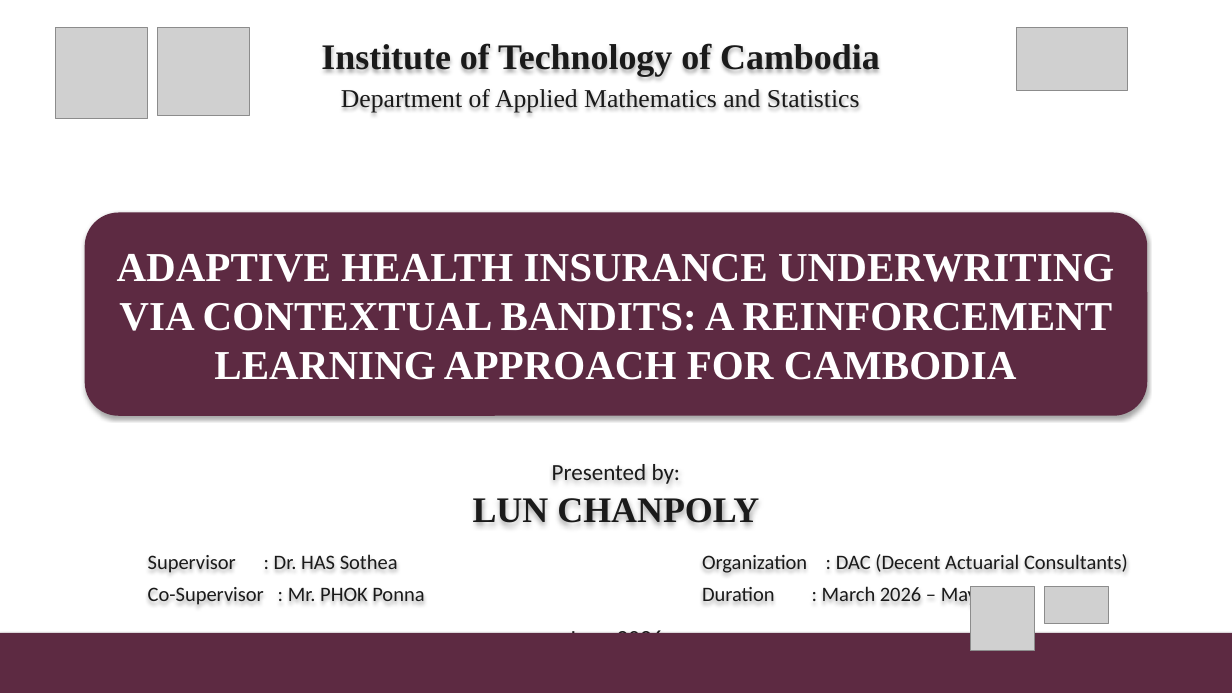
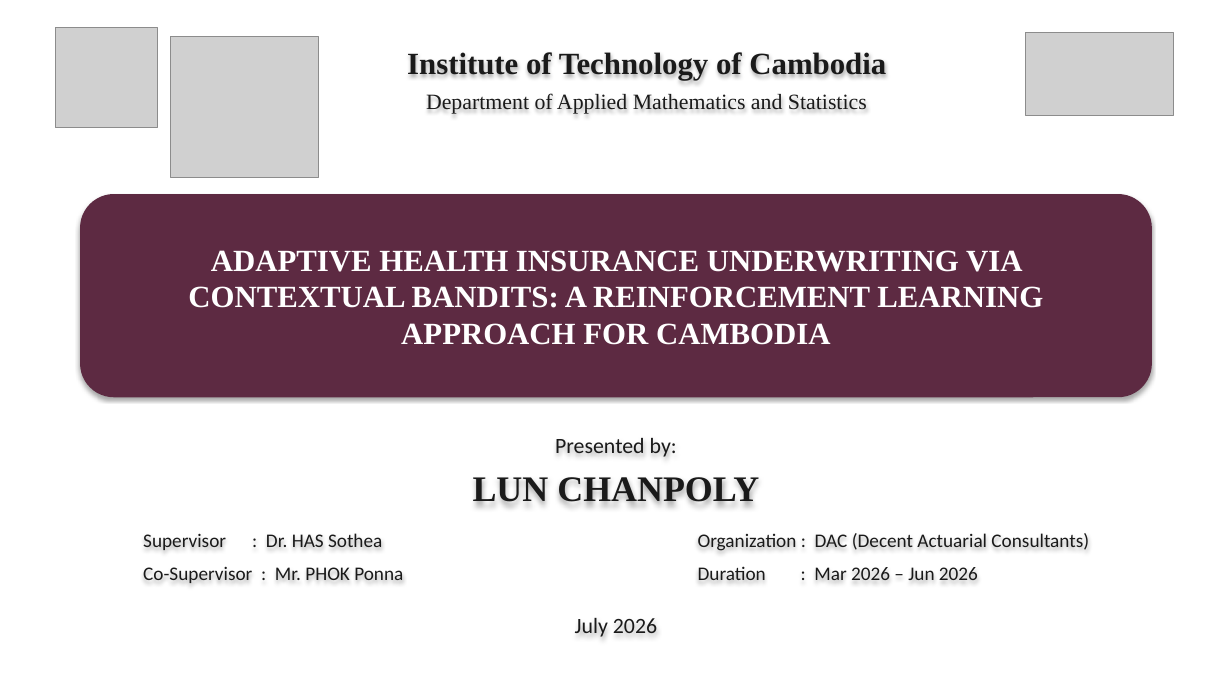
Before and after one commit to PolyTheML/DAC-UW-Thesis, a slide deck: slide 1 of thesis/health_rl/burgundy_defense_presentation.pptx. Drawn at 1232x693 pixels with LibreOffice and Linux fonts; fonts in the diff are those of the drawing; grey boxes stand for pictures. Boxes give left, top, right and bottom in pixels: in the first picture for what was removed or moved away, otherwise in the second. Text is boxed around its words. In the diff, an @@ line names an element or a change of style, - is before the commit and + after.

```diff
--- a/thesis/health_rl/burgundy_defense_presentation.pptx
+++ b/thesis/health_rl/burgundy_defense_presentation.pptx
@@ picture: place and size @@
-picture at box(55, 28, 148, 119)
+picture at box(55, 28, 157, 128)
@@ picture: place and size @@
-picture at box(157, 28, 250, 116)
+picture at box(171, 37, 319, 177)
@@ text "Institute of Technology of Cambodia": place and size @@
-text "Institute of Technology of Cambodia" at box(321, 44, 880, 77)
+text "Institute of Technology of Cambodia" at box(407, 52, 886, 80)
@@ text "Institute of Technology of Cambodia" at box(407, 52, 886, 80): size 28 to 24 pt; vertical alignment middle to top @@
@@ picture: place and size @@
-picture at box(1017, 28, 1128, 91)
+picture at box(1026, 32, 1174, 116)
@@ text "Department of Applied Mathematics and ...": place and size @@
-text "Department of Applied Mathematics and ..." at box(341, 89, 860, 112)
+text "Department of Applied Mathematics and ..." at box(426, 93, 867, 114)
@@ text "Department of Applied Mathematics and ..." at box(426, 93, 867, 114): size 20 to 17 pt; vertical alignment middle to top @@
@@ rounded rectangle "ADAPTIVE HEALTH INSURANCE UNDERWRITING VIA ...": place and size @@
-rounded rectangle "ADAPTIVE HEALTH INSURANCE UNDERWRITING VIA ..." at box(85, 213, 1148, 416)
+rounded rectangle "ADAPTIVE HEALTH INSURANCE UNDERWRITING VIA ..." at box(80, 194, 1153, 397)
@@ rounded rectangle "ADAPTIVE HEALTH INSURANCE UNDERWRITING VIA ..." at box(80, 194, 1153, 397): size 32 to 24 pt; less space between paragraphs @@
@@ text "Presented by:": place and size @@
-text "Presented by:" at box(552, 464, 681, 484)
+text "Presented by:" at box(555, 438, 677, 457)
@@ text "Presented by:" at box(555, 438, 677, 457): size 18 to 17 pt; vertical alignment middle to top @@
@@ text "LUN CHANPOLY": place and size @@
-text "LUN CHANPOLY" at box(473, 498, 759, 523)
+text "LUN CHANPOLY" at box(473, 477, 759, 503)
@@ text "Supervisor : Dr. HAS Sothea": place and size @@
-text "Supervisor : Dr. HAS Sothea" at box(148, 555, 398, 573)
+text "Supervisor : Dr. HAS Sothea" at box(143, 533, 382, 550)
@@ size 16 to 15 pt; vertical alignment middle to top in 3 elements at box(143, 533, 382, 550), box(143, 567, 403, 583), box(698, 533, 1089, 551) @@
@@ text "Organization : DAC (Decent Actuarial ...": place and size @@
-text "Organization : DAC (Decent Actuarial ..." at box(702, 554, 1128, 573)
+text "Organization : DAC (Decent Actuarial ..." at box(698, 533, 1089, 551)
@@ text "Co-Supervisor : Mr. PHOK Ponna": place and size @@
-text "Co-Supervisor : Mr. PHOK Ponna" at box(148, 587, 424, 605)
+text "Co-Supervisor : Mr. PHOK Ponna" at box(143, 567, 403, 583)
@@ text at box(698, 567, 978, 580): text changed; size 16 to 15 pt @@
-Duration : March 2026 – May 2026
+Duration : Mar 2026 – Jun 2026
@@ picture removed at box(970, 587, 1035, 651) @@
@@ picture removed at box(1044, 587, 1109, 623) @@
@@ vertical alignment middle to top in 3 elements at box(473, 477, 759, 503), box(698, 567, 978, 580), box(575, 618, 657, 637) @@
@@ text at box(575, 618, 657, 637): text changed; size 18 to 17 pt @@
-June 2026
+July 2026
@@ rectangle removed at box(0, 633, 1232, 693) @@
```
Also in this commit, not shown: 31 slides added, 15 slides removed, 3 other files.
